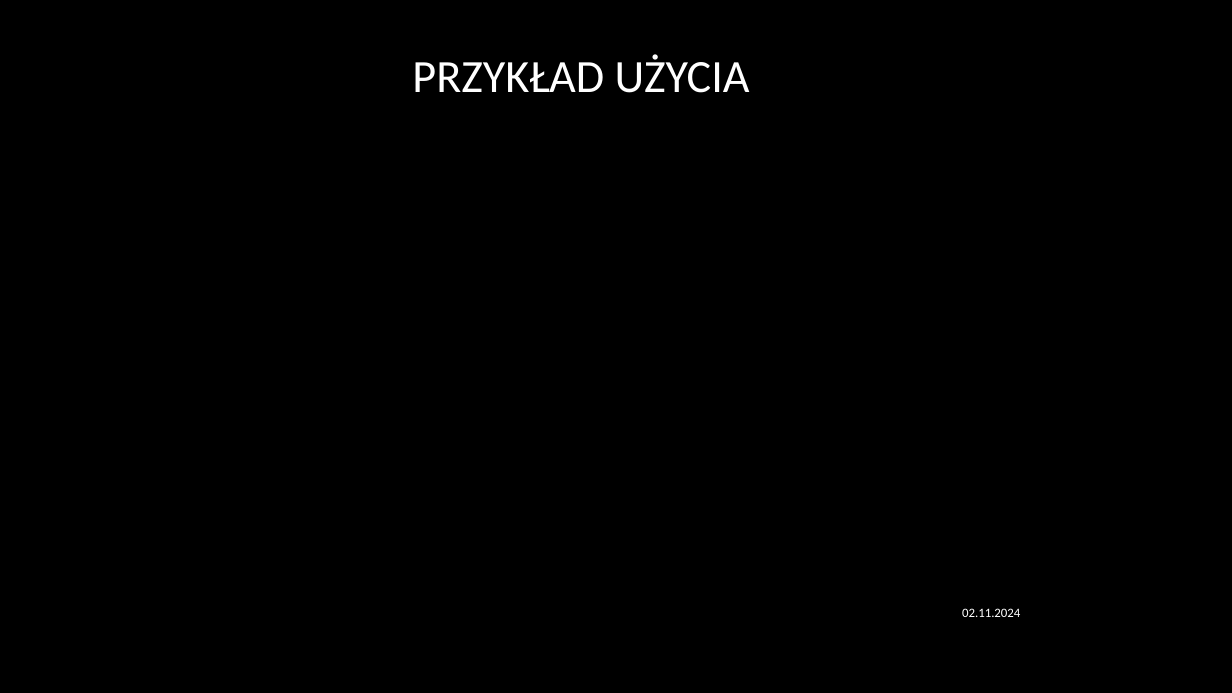
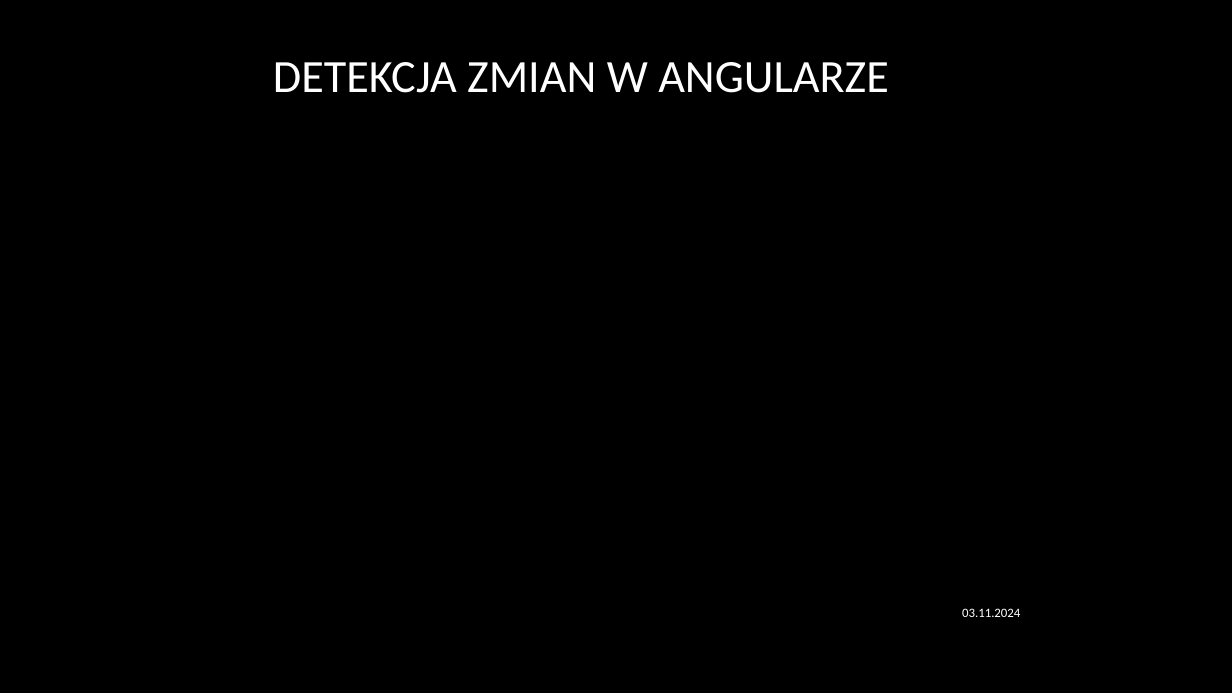
Before and after one commit to RafalSzczuka/angular-course-pfr, a slide deck: slide 43 of prezentacja/prezentacja/Angular beginner.pptx (slide 50 before the commit). Drawn at 1232x693 pixels with LibreOffice and Linux fonts; fonts in the diff are those of the drawing; background and template pictures are left out. Boxes give left, top, right and bottom in pixels: in the first picture for what was removed or moved away, otherwise in the second. Text is boxed around its words. In the diff, an @@ line names an element or a change of style, - is before the commit and + after.

```diff
--- a/prezentacja/prezentacja/Angular beginner.pptx
+++ b/prezentacja/prezentacja/Angular beginner.pptx
@@ title at <box>273,62,889,93</box>: text changed @@
-PRZYKŁAD UŻYCIA
+DETEKCJA ZMIAN W ANGULARZE
@@ text at <box>962,608,1020,617</box>: text changed @@
-02.11.2024
+03.11.2024
```
Also in this commit, not shown: 11 other slides changed.
